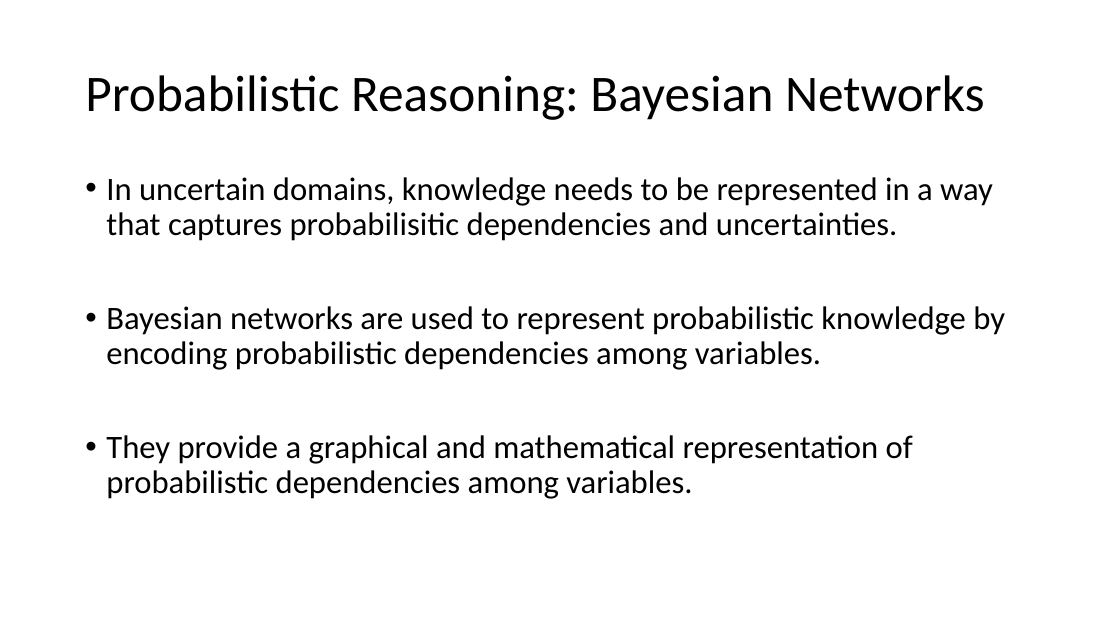
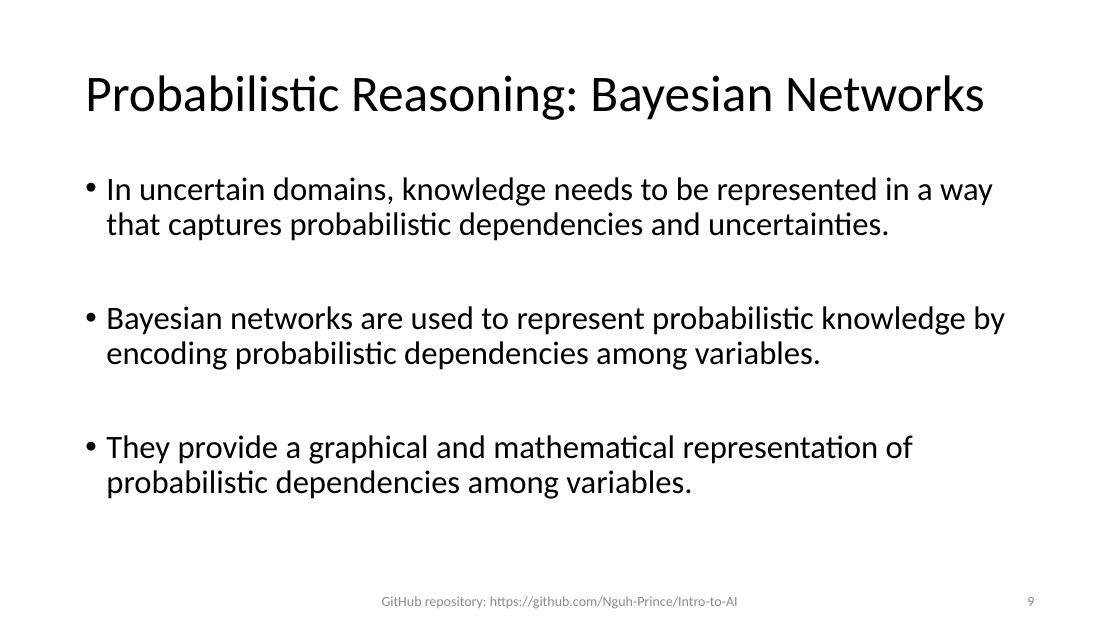
Before and after one commit to Nguh-Prince/Intro-to-AI, a slide deck: slide 9 of Chapter IV/Chapter IV Uncertain Knowledge and Reasoning.pptx. Drawn at 1120x630 pixels with LibreOffice and Linux fonts; fonts in the diff are those of the drawing. Boxes give left, top, right and bottom in pixels: in the first picture for what was removed or moved away, otherwise in the second. Text is boxed around its words. In the diff, an @@ line names an element or a change of style, - is before the commit and + after.

Commit message:
Added github link to footers of slides

```diff
--- a/Chapter IV/Chapter IV Uncertain Knowledge and Reasoning.pptx
+++ b/Chapter IV/Chapter IV Uncertain Knowledge and Reasoning.pptx
@@ text at (106,177,993,241): text changed @@
-• In uncertain domains, knowledge needs to be represented in a way that captures probabilisitic dependencies and uncertainties.
+• In uncertain domains, knowledge needs to be represented in a way that captures probabilistic dependencies and uncertainties.
@@ text added at (382,596,738,609), 12 pt, text #8C8C8C @@
+GitHub repository: https://github.com/Nguh-Prince/Intro-to-AI
@@ page number added at (1027,597,1034,606), 12 pt, text #8C8C8C @@
+9
```
Also in this commit, not shown: 21 other slides changed, 2 other files.
